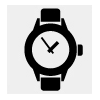
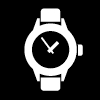
Before/after of a (100, 100) layered artwork. What changed in the layer stack:
painted on "Pasted Layer" over (x1=7, y1=5, x2=92, y2=94)
painted on "Background" over (x1=0, y1=0, x2=100, y2=100)
